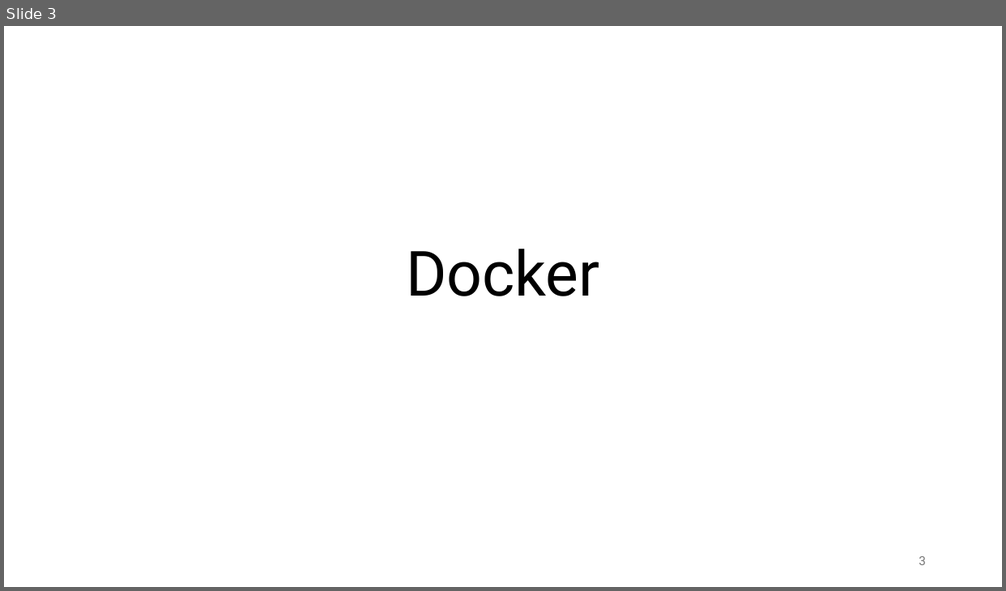
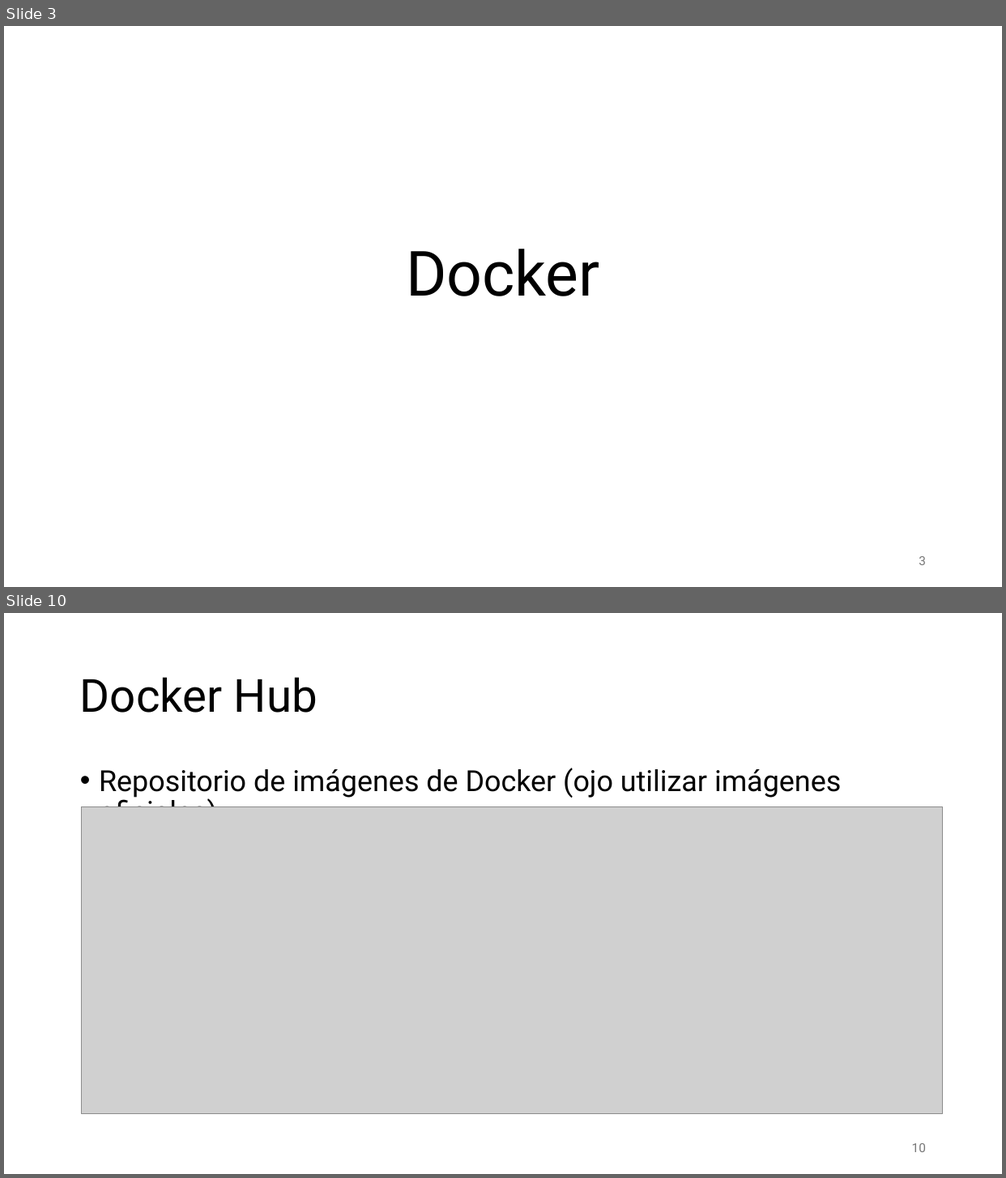
Before and after one commit to aldebarran22/CURSO_CPP_SERVICIOS_30H, a slide deck: doc/7_Despliegue_microservicios_docker_kubernetes.pptx. Shown one above the other, each under a label of ours: slide 3 before the commit, slides 3 and 10 after it; the slides between them are not shown. The pictures are 1006x591 and 1006x1178 pixels, drawn with LibreOffice and Linux fonts; fonts in the diff are those of the drawing; grey boxes stand for pictures. Boxes give left, top, right and bottom in pixels: in the first picture for what was removed or moved away, otherwise in the second. Text is boxed around its words. In the diff, an @@ line names an element or a change of style, - is before the commit and + after.

```diff
--- a/doc/7_Despliegue_microservicios_docker_kubernetes.pptx
+++ b/doc/7_Despliegue_microservicios_docker_kubernetes.pptx
@@ slide 10 added at <box>4,613,1002,1174</box>, background #FFFFFF @@
@@ title added at <box>80,677,317,713</box>, 44 pt, text #000000 @@
+Docker Hub
@@ text added at <box>99,768,841,807</box>, 28 pt, text #000000 @@
+• Repositorio de imágenes de Docker (ojo utilizar imágenes oficiales).
@@ picture added at <box>81,807,942,1114</box> @@
@@ page number added at <box>912,1144,926,1152</box>, 12 pt, text #797979 @@
+10
```
Also in this commit, not shown: 2 slides changed, 42 other slides added, 18 other files.
